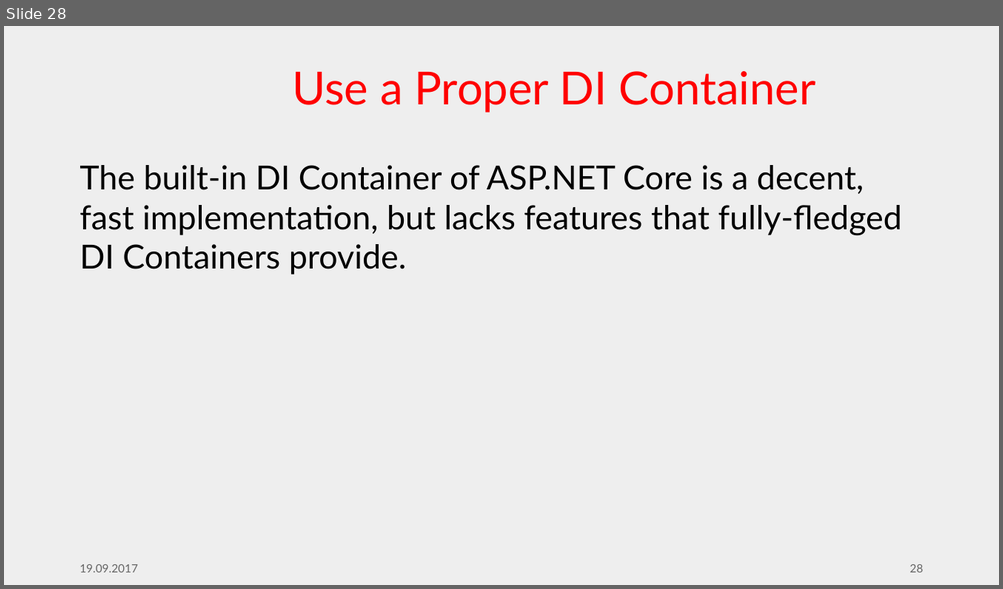
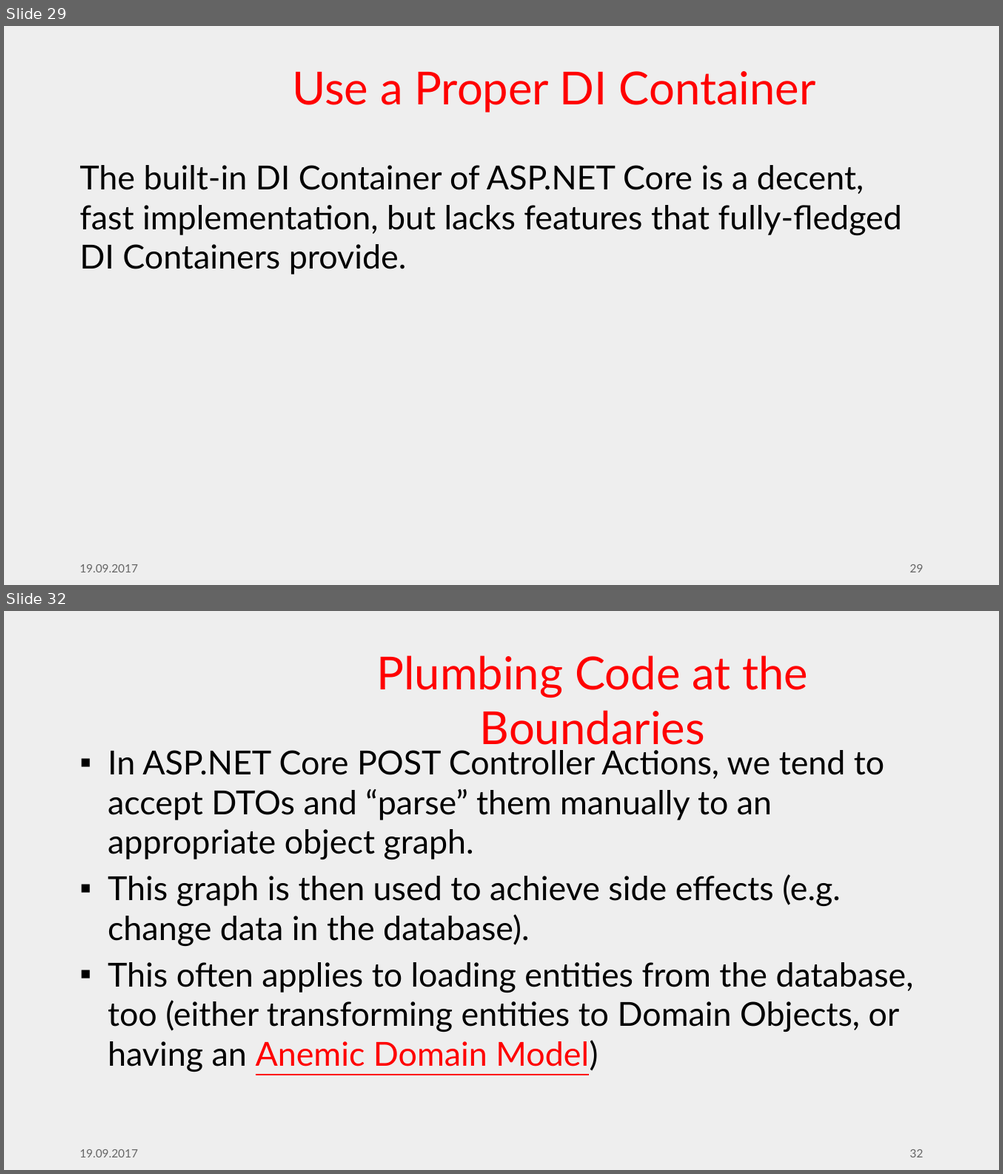
Before and after one commit to feO2x/AdcCore2017.DependencyInjection, a slide deck: ADC Core 2017 - Designing ASP.NET Core Apps with Dependency Injection in Mind.pptx. Shown one above the other, each under a label of ours: slide 28 before the commit, slides 29 and 32 after it; the slides between them are not shown. The pictures are 1003x589 and 1003x1174 pixels, drawn with LibreOffice and Linux fonts; fonts in the diff are those of the drawing; background and template pictures are left out. Boxes give left, top, right and bottom in pixels: in the first picture for what was removed or moved away, otherwise in the second. Text is boxed around its words. In the diff, an @@ line names an element or a change of style, - is before the commit and + after.

```diff
--- a/ADC Core 2017 - Designing ASP.NET Core Apps with Dependency Injection in Mind.pptx
+++ b/ADC Core 2017 - Designing ASP.NET Core Apps with Dependency Injection in Mind.pptx
@@ slide 32 added at <box>4,611,999,1170</box>, background #EEEEEE @@
@@ title added at <box>376,655,808,753</box>, 44 pt, text #FF0000 @@
+Plumbing Code at the Boundaries
@@ text added at <box>108,750,913,1072</box>, 32 pt, text #000000 @@
+▪ In ASP.NET Core POST Controller Actions, we tend to accept DTOs and “parse” them manually to an appropriate object graph.
+▪ This graph is then used to achieve side effects (e.g. change data in the database).
+▪ This often applies to loading entities from the database, too (either transforming entities to Domain Objects, or having an Anemic Domain Model)
@@ text added at <box>79,1150,138,1158</box>, 11 pt, text #656565 @@
+19.09.2017
@@ page number added at <box>910,1150,923,1158</box>, 11 pt, text #656565 @@
+32
@@ what was slide 28 is now slide 29 @@
@@ page number at <box>910,565,923,573</box>: text changed @@
-28
+29
```
Also in this commit, not shown: 2 slides changed, 5 other slides added, 1 other file.
